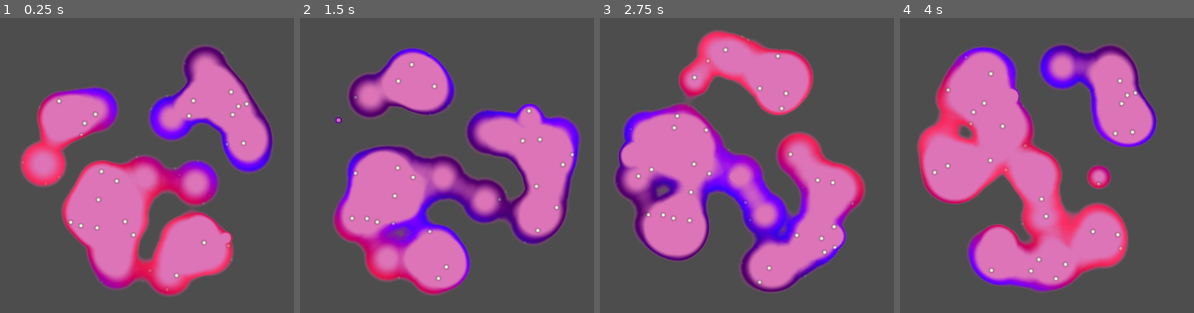
Above: before the commit, frames 1-4 (left to right).
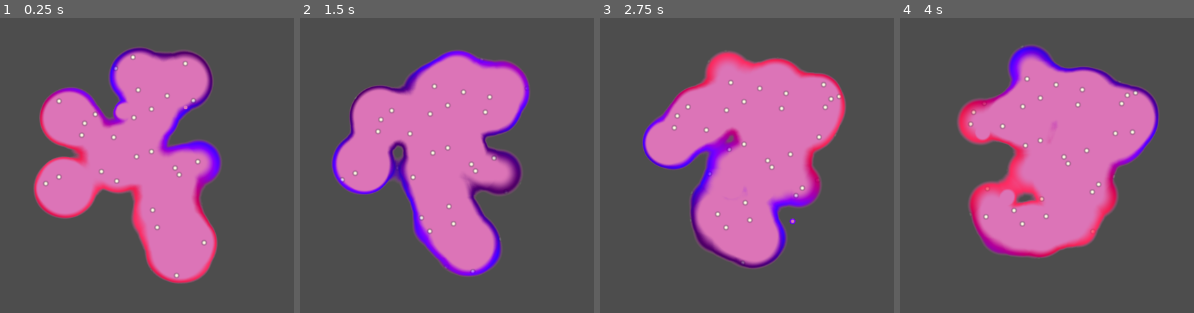
Above: after the commit, the same moments.

Repository: kidsmeal/goshade-turbo
Game: Godot game, scene res://sandbox/vortex/vortex_portal.tscn
Two runs of this game, one before a commit and one after it. Both use one fixed random seed, a clock stepped at 60 frames per second and the inputs below. The project has no main scene, so this scene is started directly.
Inputs (mouse positions are in pixels of both pictures, inside the frame that each line leads up to):
- Up to frame 1 (0.25 s): no input
- Up to frame 2 (1.5 s): tap Enter at 0.5 s; move the mouse to (outside the picture) at 0.52 s; hold Up 0.53-1.25 s; tap Z at 0.6 s; click (outside the picture) at 0.67 s; tap Space at 0.77 s; drag from (508, 236) to (outside the picture) at 1.27 s
- Up to frame 3 (2.75 s): move the mouse to (outside the picture) at 2.02 s; hold Up from 2.03 s (still down); tap N at 2.1 s
- Up to frame 4 (4 s): release Up at 2.75 s; drag from (outside the picture) to (1029, 144) at 2.77 s; move the mouse to (outside the picture) at 3.52 s; hold A from 3.53 s (still down); tap Delete at 3.6 s; tap Space at 3.77 s

The runs differ from the first frame. In frame 1, 39% of the frame differs, in the area x 6-93%, y 9-95%; in frame 2, 46%, in the area x 10-96%, y 10-95%; in frame 3, 43%; in frame 4, 42%.

Commit message:
Export: reload the editor's cached Shader after writing, vortex of vortexes in the particle shader
GSTExport.write only replaced the bytes on disk. When the target
.gdshader was already loaded in the editor (a scene using it open, or a
material bound to it), the cached Shader kept its old code, so re-exports
onto sandbox/vortex/metaball_portal.gdshader looked like they never
overwrote the file. write() now returns the written text as "code", and
gst_main_panel.export_to_path pushes it into the cached Shader
(ResourceLoader.has_cached) and calls EditorFileSystem.update_file.

vortex_process.gdshader: eye_count eyes on a rotating ring plus a centre
eye, each eye orbiting its particles at its own hashed speed and
direction. Replaces the single-rotation disc; the old disc_radius,
base_rps and rps_per_100px overrides are dropped from vortex_portal.tscn.
run_vortex_check.gd PASS on 4.6.2, readback PNGs regenerated.

Co-Authored-By: Claude Fable 5.1 <noreply@anthropic.com>

Diff:
--- a/sandbox/vortex/vortex_portal.tscn
+++ b/sandbox/vortex/vortex_portal.tscn
@@ -21,10 +21,6 @@
 
 [sub_resource type="ShaderMaterial" id="ShaderMaterial_proc"]
 shader = ExtResource("1_proc")
-shader_parameter/disc_radius = 170.0
-shader_parameter/base_rps = 0.05
-shader_parameter/rps_per_100px = 0.15
-shader_parameter/drift = 0.0
 shader_parameter/fade = 0.15
 
 [sub_resource type="ShaderMaterial" id="ShaderMaterial_portal"]
--- a/sandbox/vortex/vortex_process.gdshader
+++ b/sandbox/vortex/vortex_process.gdshader
@@ -1,15 +1,31 @@
-// Vortex disc: every particle orbits the emitter, angular speed grows with
-// radius (rps = base_rps + rps_per_100px * r / 100). Pair with
-// vortex_portal.tscn, where the GoShade Turbo metaball_portal export merges
-// the soft circles into one blob. Hand-written particles shader, not a
-// GoShade Turbo stack (docs/DESIGN.md expansions: particles stack type).
+// Vortex of vortexes: `eye_count` eyes sit on a ring of radius `ring_radius`
+// (plus one at the origin when `centre_eye` is on). The ring rotates at
+// `disc_rps`; inside each eye its particles orbit the eye centre at that
+// eye's own speed and direction (`eye_rps` scaled by a per-eye hash in
+// [1 - eye_rps_variance, 1 + eye_rps_variance], odd eyes reversed when
+// `alternate_spin` is on), plus `eye_rps_differential` scaled by how close
+// they sit to the core so inner particles lead. Local radius is sampled in
+// [core_radius, eye_radius]. Pair with vortex_portal.tscn, where the GoShade
+// Turbo metaball_portal export merges the soft circles into one blob.
+// Hand-written particles shader, not a GoShade Turbo stack (docs/DESIGN.md
+// expansions: particles stack type).
+//
+// CUSTOM layout: x = eye index (centre eye = eye_count), y = lifetime phase,
+// z = local orbit angle, w = local orbit radius.
 shader_type particles;
 
-uniform float disc_radius = 100.0;
-uniform float base_rps = 0.025;       // rotations per second at the centre
-uniform float rps_per_100px = 0.05;  // added rotations per second per 100 px of radius
-uniform float drift = 1;          // outward px per second; 0 keeps every radius fixed
-uniform float fade = 0.15;          // fraction of lifetime spent growing in and shrinking out
+uniform int eye_count : hint_range(1, 8) = 5;
+uniform bool centre_eye = true;
+uniform bool alternate_spin = true;
+uniform float ring_radius = 100.0;
+uniform float eye_radius = 70.0;
+uniform float core_radius = 20.0;
+uniform float disc_rps = 0.03;              // ring rotations per second
+uniform float eye_rps = 0.15;               // orbit rotations per second inside an eye
+uniform float eye_rps_variance : hint_range(0.0, 1.0) = 0.5; // per-eye speed spread around eye_rps
+uniform float eye_rps_differential = 0.1;   // extra rps at core_radius, 0 at eye_radius
+uniform float drift = -4.0;                 // px per second along the local radius; negative pulls toward the eye core
+uniform float fade = 0.15;                  // fraction of lifetime spent growing in and shrinking out
 
 float rand(uint seed, uint salt) {
 	uint n = seed * 747796405u + salt * 2891336453u;
@@ -17,28 +33,52 @@
 	return float(n & 16777215u) / 16777216.0;
 }
 
+int total_eyes() {
+	return eye_count + (centre_eye ? 1 : 0);
+}
+
+vec2 eye_centre(int eye) {
+	if (eye >= eye_count) {
+		return vec2(0.0);
+	}
+	float a = TAU * (float(eye) / float(eye_count) + disc_rps * TIME);
+	return vec2(cos(a), sin(a)) * ring_radius;
+}
+
+float eye_spin(int eye) {
+	float speed = eye_rps * (1.0 + eye_rps_variance * (2.0 * rand(uint(eye) + 11u, 5u) - 1.0));
+	if (alternate_spin && (eye % 2) == 1) {
+		speed = -speed;
+	}
+	return speed;
+}
+
 void start() {
 	uint seed = RANDOM_SEED + NUMBER * 7919u;
-	float r = disc_radius * sqrt(rand(seed, 1u));
-	float a = TAU * rand(seed, 2u);
+	int eye = int(floor(rand(seed, 1u) * float(total_eyes())));
+	eye = min(eye, total_eyes() - 1);
+	float span = max(eye_radius - core_radius, 0.0);
+	float r = core_radius + span * rand(seed, 2u);
+	float a = TAU * rand(seed, 3u);
+	CUSTOM = vec4(float(eye), 0.0, a, r);
 	TRANSFORM = mat4(1.0);
-	TRANSFORM[3].xy = vec2(cos(a), sin(a)) * r;
+	TRANSFORM[3].xy = eye_centre(eye) + vec2(cos(a), sin(a)) * r;
 	VELOCITY = vec3(0.0);
 	COLOR = vec4(1.0);
-	CUSTOM = vec4(0.0);
 }
 
 void process() {
-	vec2 p = TRANSFORM[3].xy;
-	float r = length(p);
-	float da = TAU * (base_rps + rps_per_100px * r / 50.0) * DELTA;
-	float c = cos(da);
-	float s = sin(da);
-	p = vec2(p.x * c - p.y * s, p.x * s + p.y * c);
-	if (drift != 0.0 && r > 0.0) {
-		p += p / r * drift * DELTA;
-	}
-	TRANSFORM[3].xy = p;
+	int eye = int(CUSTOM.x);
+	float a = CUSTOM.z;
+	float r = CUSTOM.w;
+	float span = max(eye_radius - core_radius, 0.00001);
+	float inward = 1.0 - clamp((r - core_radius) / span, 0.0, 1.0);
+	float spin = eye_spin(eye);
+	a += TAU * (spin + sign(spin) * eye_rps_differential * inward) * DELTA;
+	r = clamp(r + drift * DELTA, core_radius, eye_radius);
+	CUSTOM.z = a;
+	CUSTOM.w = r;
+	TRANSFORM[3].xy = eye_centre(eye) + vec2(cos(a), sin(a)) * r;
 
 	// CUSTOM.y is the lifetime phase in [0, 1], same convention as
 	// ParticleProcessMaterial. Grow in and shrink out so respawns do not
Not shown, changed: addons/goshade_turbo/io/gst_export.gd
Not shown, changed: addons/goshade_turbo/ui/gst_main_panel.gd
Binary file changed: sandbox/vortex/vortex_particles.png
Binary file changed: sandbox/vortex/vortex_portal.png
